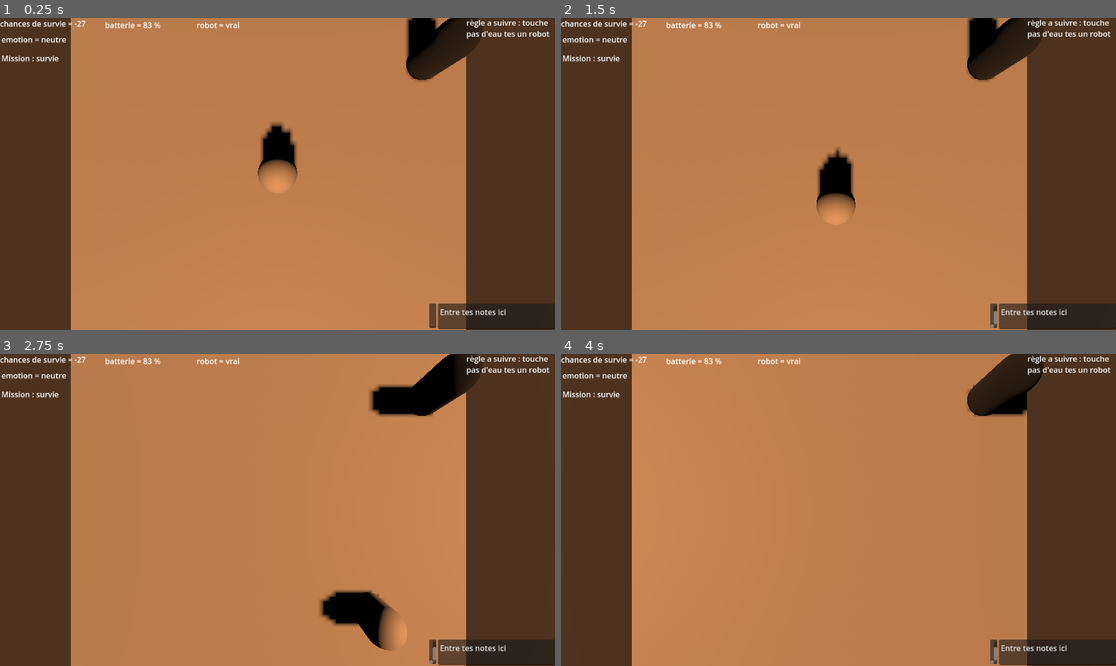
Above: before the commit, frames 1-4 (two rows, left to right).
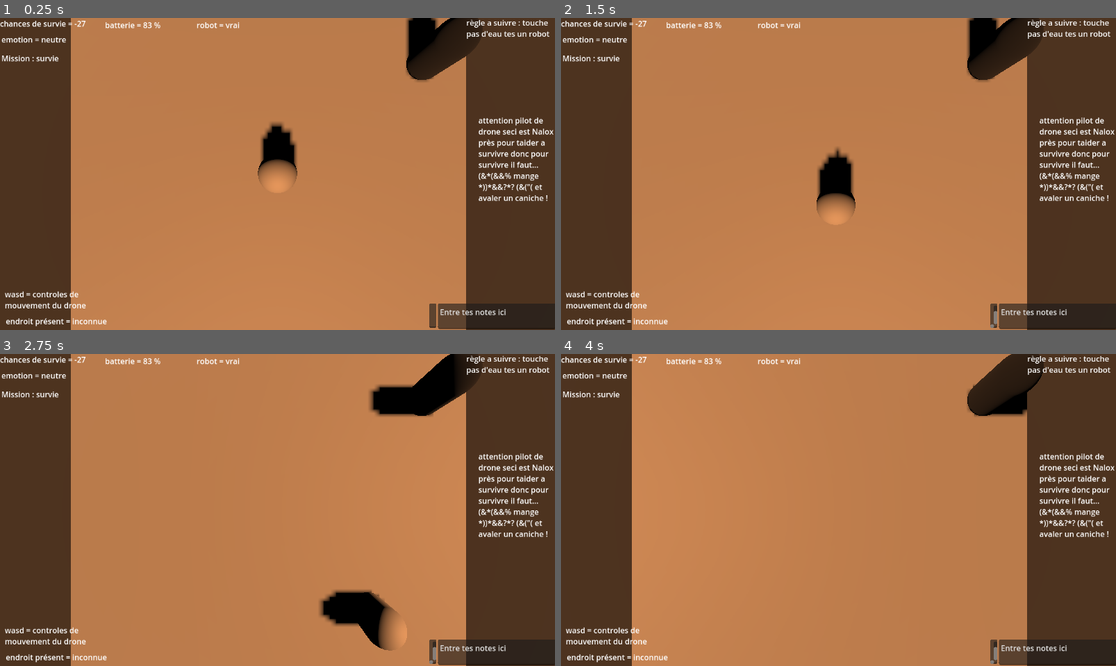
Above: after the commit, the same moments.

Repository: StudioXPEtudiant/25-26.QC.S.S2_Re_TV
Game: Godot game, scene res://Player.tscn
The game is run twice, just before and just after one commit, with the same random seed, the same clock (stepped at 60 frames per second) and the same inputs. The project has no main scene, so this scene is started directly.
Inputs (mouse positions are in pixels of both pictures, inside the frame that each line leads up to):
- Up to frame 1 (0.25 s): no input
- Up to frame 2 (1.5 s): click (993, 314) at 0.52 s; type "Alex" at 0.6 s; tap Enter at 1.25 s; hold S (J1right) from 1.28 s (still down)
- Up to frame 3 (2.75 s): release S (J1right) at 2.03 s; hold D (J1down) from 2.03 s (still down)
- Up to frame 4 (4 s): release D (J1down) at 2.78 s; hold S (J1right) 2.78-3.53 s; hold A (J1up) from 3.53 s (still down)

The runs differ from the first frame. In frame 1, 1.5% of the frame differs, in the area x 0-100%, y 31-99%; in frame 2, 1.5%; in frame 3, 1.5%; in frame 4, 1.5%.

Commit message:
mouvement joueur

Diff:
--- a/Player-movement.gd
+++ b/Player-movement.gd
@@ -5,6 +5,7 @@
 var verticaleAxe = 0
 
 var horizontalAxe = 0
+
 
 @export var movespeed = 1
 
--- a/Player.tscn
+++ b/Player.tscn
@@ -113,6 +113,13 @@
 offset_bottom = 47.0
 text = "chances de survie = -27"
 
+[node name="RichTextLabel7" type="RichTextLabel" parent="."]
+offset_left = 10.0
+offset_top = 562.0
+offset_right = 215.0
+offset_bottom = 609.0
+text = "wasd = controles de mouvement du drone"
+
 [node name="RichTextLabel3" type="RichTextLabel" parent="."]
 material = SubResource("CanvasItemMaterial_kpjcp")
 offset_left = 968.0
@@ -127,6 +134,13 @@
 offset_right = 208.0
 offset_bottom = 80.0
 text = "emotion = neutre"
+
+[node name="RichTextLabel8" type="RichTextLabel" parent="."]
+offset_left = 12.0
+offset_top = 618.0
+offset_right = 240.0
+offset_bottom = 647.0
+text = "endroit présent = inconnue"
 
 [node name="MeshInstance3D" type="MeshInstance3D" parent="."]
 transform = Transform3D(0.5, 0, 0, 0, 0.5, 0, 0, 0, 0.5, 1.91223, 0.536536, -1.65638)
@@ -146,3 +160,10 @@
 offset_top = 593.0
 offset_right = 906.0
 offset_bottom = 644.0
+
+[node name="RichTextLabel9" type="RichTextLabel" parent="."]
+offset_left = 993.0
+offset_top = 201.0
+offset_right = 1178.0
+offset_bottom = 412.0
+text = "attention pilot de drone seci est Nalox près pour taider a survivre donc pour survivre il faut... (&*(&&% mange *))*&&?*? (&(\"( et avaler un caniche !"
